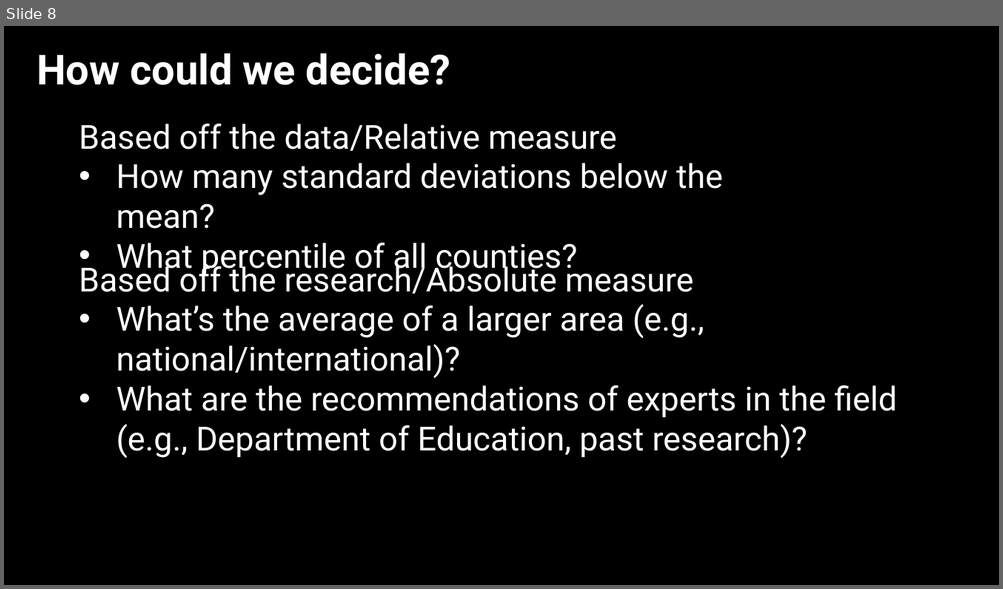
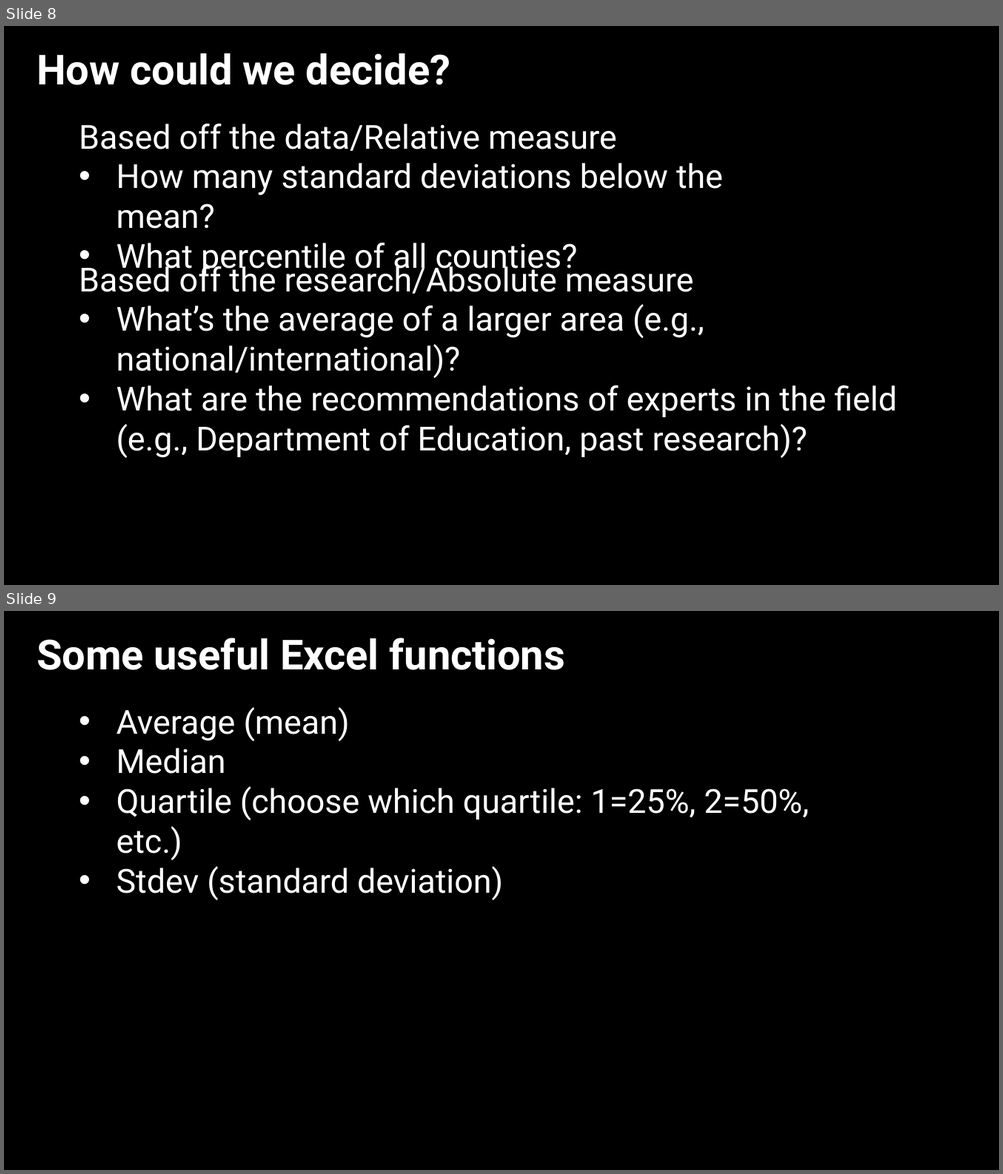
Before and after one commit to jshannon75/geog4300, a slide deck: in_class_slides/geog4300_W04-1 Classification and descriptive stats.pptx. Shown one above the other, each under a label of ours: slide 8 before the commit, slides 8 and 9 after it. The pictures are 1003x589 and 1003x1174 pixels, drawn with LibreOffice and Linux fonts; fonts in the diff are those of the drawing; background and template pictures are left out. Boxes give left, top, right and bottom in pixels: in the first picture for what was removed or moved away, otherwise in the second. Text is boxed around its words. In the diff, an @@ line names an element or a change of style, - is before the commit and + after.

```diff
--- a/in_class_slides/geog4300_W04-1 Classification and descriptive stats.pptx
+++ b/in_class_slides/geog4300_W04-1 Classification and descriptive stats.pptx
@@ slide 9 added at [4, 611, 999, 1170], background picture (left out) @@
@@ text added at [37, 638, 565, 670], 40 pt, text #FFFFFF, bold @@
+Some useful Excel functions
@@ text added at [116, 707, 809, 900], 32 pt, text #FFFFFF @@
+• Average (mean)
+• Median
+• Quartile (choose which quartile: 1=25%, 2=50%, etc.)
+• Stdev (standard deviation)
```
Also in this commit, not shown: 3 slides changed, 2 other files.
